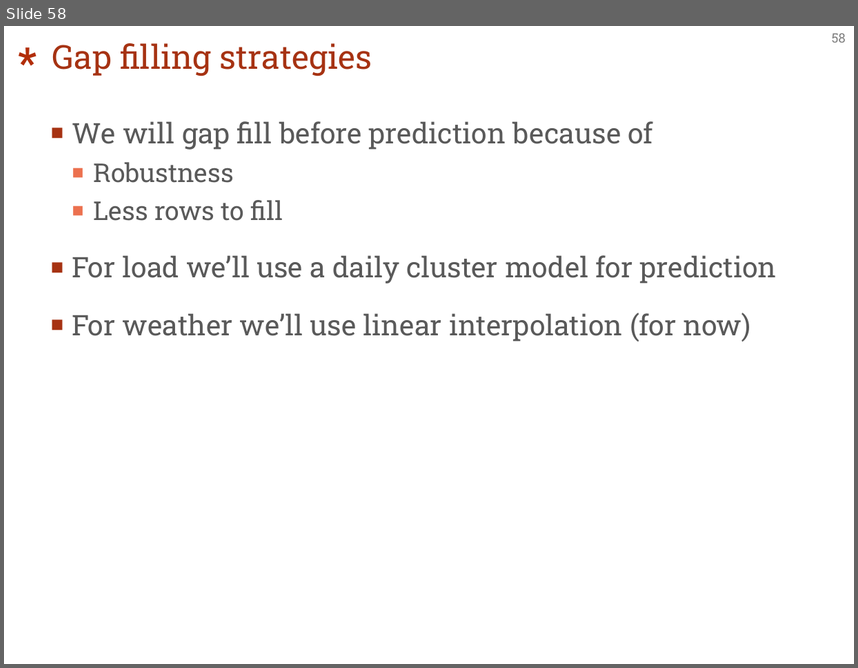
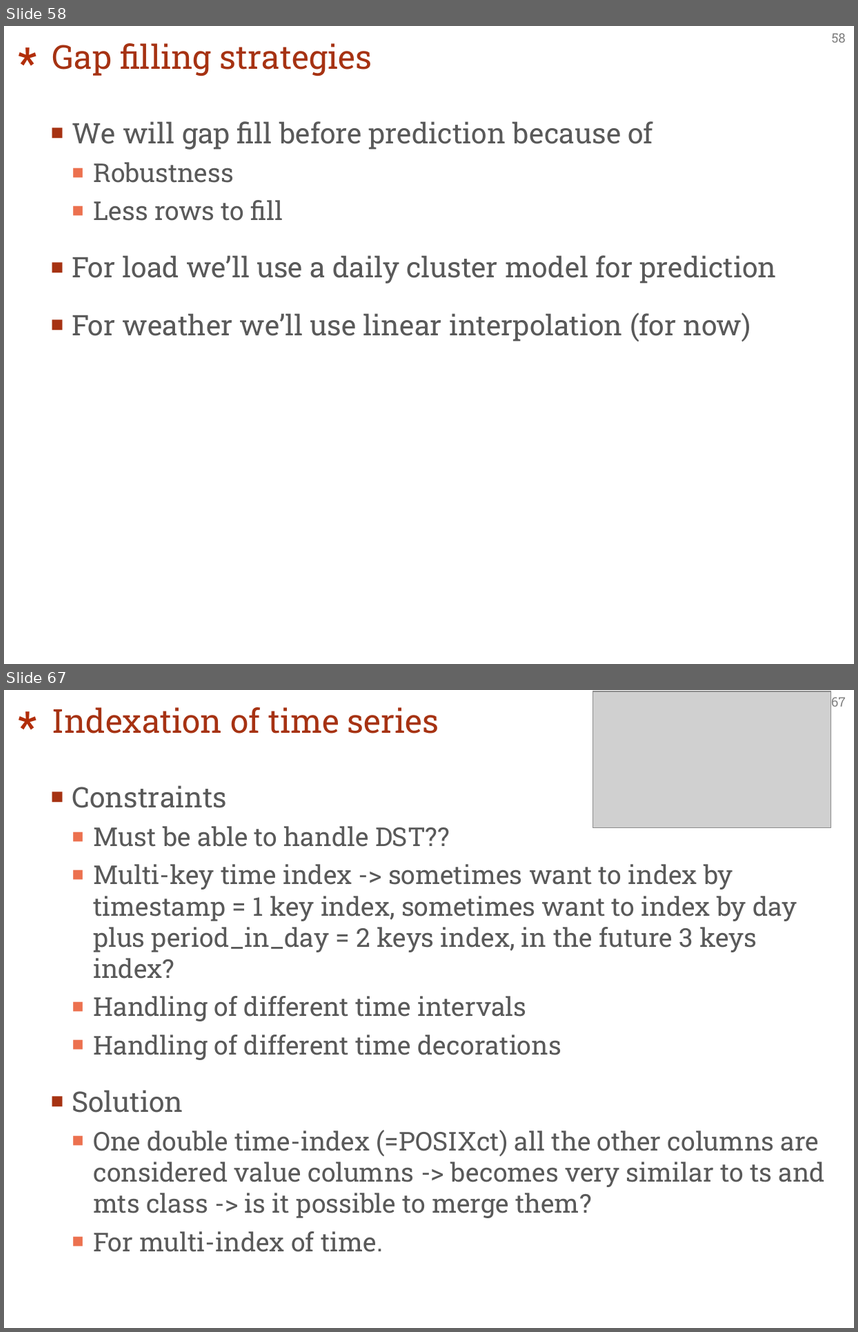
Before and after one commit to EBlonkowski/tshandy, a slide deck: architecture/architecture.pptx. Shown one above the other, each under a label of ours: slide 58 before the commit, slides 58 and 67 after it; the slides between them are not shown. The pictures are 858x668 and 858x1332 pixels, drawn with LibreOffice and Linux fonts; fonts in the diff are those of the drawing; grey boxes stand for pictures. Boxes give left, top, right and bottom in pixels: in the first picture for what was removed or moved away, otherwise in the second. Text is boxed around its words. In the diff, an @@ line names an element or a change of style, - is before the commit and + after.

```diff
--- a/architecture/architecture.pptx
+++ b/architecture/architecture.pptx
@@ slide 67 added at box(4, 690, 854, 1328), background #FFFFFF; not listed: 2 template elements that a slide beside it also shows @@
@@ title added at box(52, 707, 439, 733), 28 pt, text #A63212 @@
+Indexation of time series
@@ picture added at box(593, 691, 831, 829) @@
@@ text added at box(72, 785, 826, 1252), 22 pt, text #595959 @@
+■ Constraints
+  ■ Must be able to handle DST??
+  ■ Multi-key time index -> sometimes want to index by timestamp = 1 key index, sometimes want to index by day plus period_in_day = 2 keys index, in the future 3 keys index?
+  ■ Handling of different time intervals
+  ■ Handling of different time decorations
+■ Solution
+  ■ One double time-index (=POSIXct) all the other columns are considered value columns -> becomes very similar to ts and mts class -> is it possible to merge them?
+  ■ For multi-index of time.
```
Also in this commit, not shown: 13 other slides added, 5 other files.
